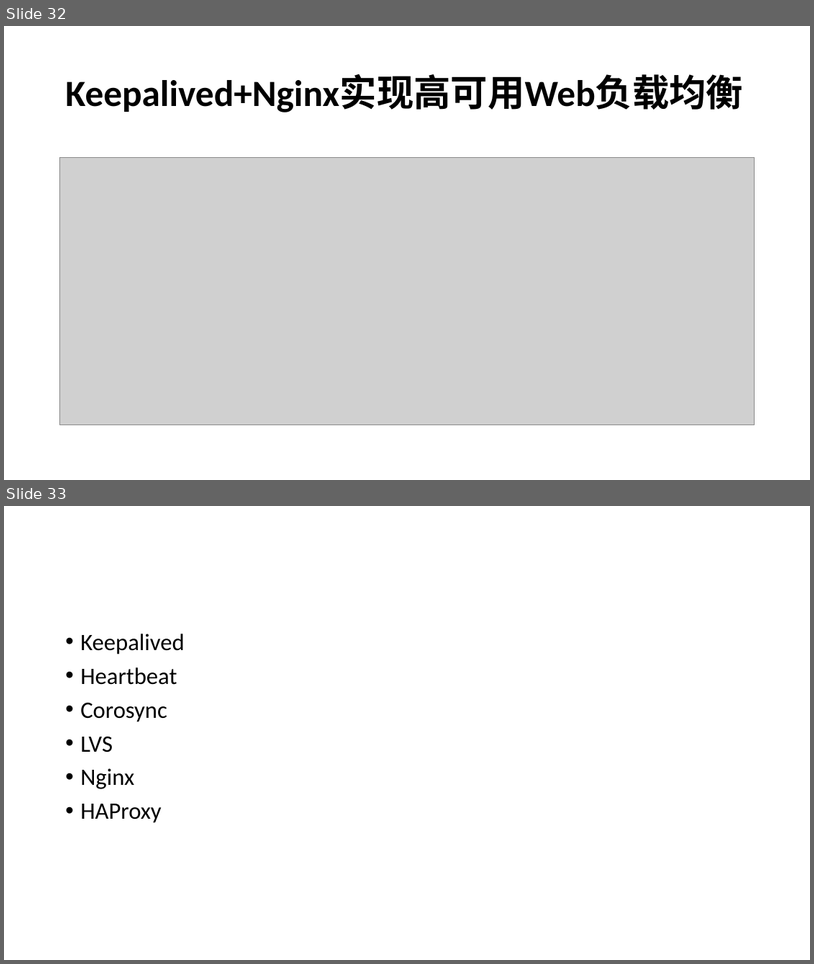
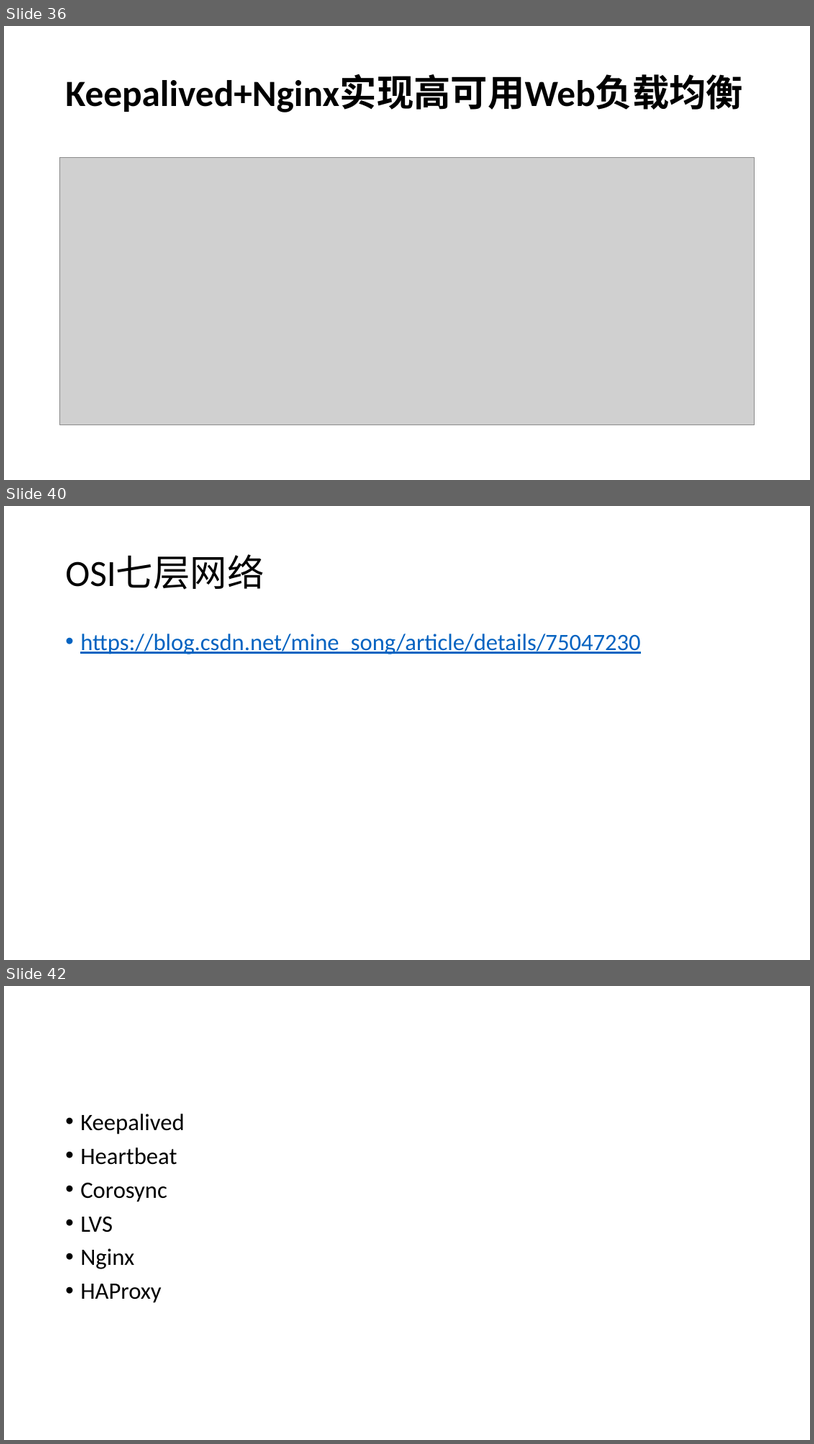
Before and after one commit to airuitian/MicroService, a slide deck: spring-cloud/Nginx.pptx. Shown one above the other, each under a label of ours: slides 32 and 33 before the commit, slides 36, 40 and 42 after it; the slides between them are not shown. The pictures are 814x964 and 814x1444 pixels, drawn with LibreOffice and Linux fonts; fonts in the diff are those of the drawing; grey boxes stand for pictures. Boxes give left, top, right and bottom in pixels: in the first picture for what was removed or moved away, otherwise in the second. Text is boxed around its words. In the diff, an @@ line names an element or a change of style, - is before the commit and + after.

```diff
--- a/spring-cloud/Nginx.pptx
+++ b/spring-cloud/Nginx.pptx
@@ slide 40 added at bbox=[4, 506, 810, 960], background #FFFFFF @@
@@ title added at bbox=[65, 555, 264, 590], 44 pt, text #000000 @@
+OSI七层网络
@@ text added at bbox=[80, 633, 640, 654], 28 pt, text #0563C1, underline @@
+• https://blog.csdn.net/mine_song/article/details/75047230
@@ what was slide 32 is now slide 36 @@
@@ what was slide 33 is now slide 42 @@
```
Also in this commit, not shown: 1 slide changed, 8 other slides added, 19 other files.
